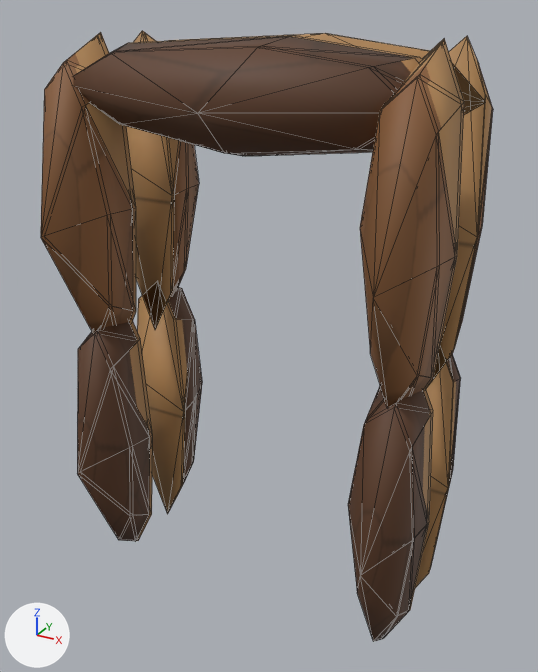
One commit to the glTF model public/assets/models/buildings/infestation-door.glb: the scene before it, then after it.
Before and after are seen from a 50 mm lens placed at (0.886, -1.579, 1.573), pointed at (0.011, 0.013, 0.778). Every picture has the same lights, and +X, +Y and +Z are marked at lower left. The picture after the commit comes second. Mesh edges are drawn as thin lines.

In view in the first picture: 'resin_shell'.
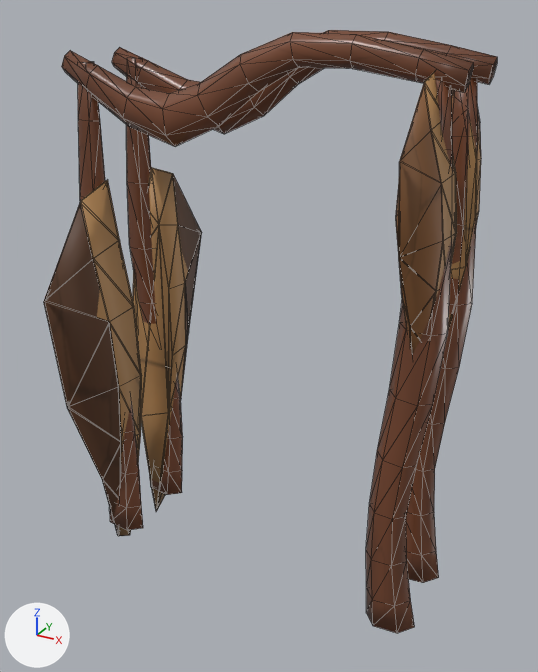
Diff of the bpy script that builds the scene:
```diff
--- a/public/assets/models/buildings/infestation-door.glb.py
+++ b/public/assets/models/buildings/infestation-door.glb.py
@@ me_resin_shell @@
-me_resin_shell.from_pydata(...)  # 340 vertices, 600 faces; spans x -0.51..0.51, y -0.34..0.34, z -0.04..1.49
+me_resin_shell.from_pydata(...)  # 576 vertices, 1096 faces; spans x -0.51..0.51, y -0.35..0.35, z -0.02..1.5
+# me_resin_shell part 1: the loose piece of 17 vertices spanning x -0.51..-0.33, y -0.3..-0.08, z -0.04..0.81 is rebuilt with 27 vertices and now spans x -0.51..-0.36, y -0.34..-0.07, z -0.02..1.15
+# me_resin_shell part 2: the loose piece of 17 vertices spanning x 0.33..0.51, y 0.08..0.33, z 0.64..1.49 is rebuilt with 27 vertices and now spans x 0.39..0.5, y 0.07..0.28, z 0.77..1.44, in mat_bug_chitin_mid (picture img_bug_atlas_albedo_png)
+# me_resin_shell part 3: the loose piece of 17 vertices spanning x -0.49..0.5, y 0.08..0.3, z 1.23..1.49 is rebuilt with 60 vertices and now spans x -0.51..0.5, y 0.07..0.14, z 1.25..1.5, in mat_bug_flesh (picture img_bug_atlas_albedo_png)
+# me_resin_shell part 4: the loose piece of 17 vertices spanning x 0.33..0.51, y -0.34..-0.09, z 0.65..1.48 is rebuilt with 27 vertices and now spans x 0.39..0.5, y -0.28..-0.07, z 0.77..1.44
+# me_resin_shell part 5: the loose piece of 17 vertices spanning x -0.51..-0.33, y -0.31..-0.09, z -0.03..0.8 is rebuilt with 27 vertices and now spans x -0.51..-0.36, y -0.35..-0.07, z -0.02..1.14
+# me_resin_shell part 6: the loose piece of 17 vertices spanning x -0.51..-0.33, y 0.09..0.34, z 0.65..1.48 is rebuilt with 27 vertices and now spans x -0.51..-0.36, y 0.07..0.34, z -0.02..1.15, in mat_bug_chitin_tan (picture img_bug_atlas_albedo_png)
+# me_resin_shell part 7: the loose piece of 17 vertices spanning x 0.33..0.51, y -0.33..-0.08, z 0.64..1.49 is rebuilt with 27 vertices and now spans x 0.38..0.5, y -0.28..-0.07, z 0.76..1.44
+# me_resin_shell part 8: the loose piece of 17 vertices spanning x 0.33..0.51, y 0.09..0.34, z 0.65..1.48 is rebuilt with 27 vertices and now spans x 0.38..0.5, y 0.07..0.28, z 0.76..1.44, in mat_bug_chitin_tan (picture img_bug_atlas_albedo_png)
+# me_resin_shell part 9: the loose piece of 17 vertices spanning x -0.49..0.5, y -0.3..-0.08, z 1.23..1.49 is rebuilt with 60 vertices and now spans x -0.51..0.5, y -0.14..-0.07, z 1.25..1.5, in mat_bug_flesh (picture img_bug_atlas_albedo_png)
+# me_resin_shell part 10: the loose piece of 17 vertices spanning x -0.51..-0.33, y 0.08..0.3, z -0.04..0.81 is rebuilt with 27 vertices and now spans x -0.51..-0.36, y 0.07..0.35, z -0.02..1.14, in mat_bug_chitin_dark (picture img_bug_atlas_albedo_png)
+# me_resin_shell part 11: a new loose piece of 60 vertices spanning x -0.51..-0.36, y -0.14..-0.07, z 0.06..1.43, in mat_bug_flesh (picture img_bug_atlas_albedo_png)
+# me_resin_shell part 12: a new loose piece of 60 vertices spanning x 0.36..0.51, y -0.14..-0.07, z 0.06..1.43, in mat_bug_flesh (picture img_bug_atlas_albedo_png)
+# me_resin_shell part 13: a new loose piece of 60 vertices spanning x -0.51..-0.36, y 0.07..0.14, z 0.06..1.43, in mat_bug_flesh (picture img_bug_atlas_albedo_png)
+# me_resin_shell part 14: a new loose piece of 60 vertices spanning x 0.36..0.51, y 0.07..0.14, z 0.06..1.43, in mat_bug_flesh (picture img_bug_atlas_albedo_png)
+# me_resin_shell part 15: 102 vertices removed from x -0.51..0.49, y -0.34..0.33, z -0.03..1.49
+# me_resin_shell part 16: 68 vertices removed from x 0.33..0.51, y -0.31..0.31, z -0.04..0.81
 me_resin_shell.materials.append(mat_bug_chitin_tan)
@@ me_resin_shell @@
 me_resin_shell.materials.append(mat_bug_chitin_mid)
+me_resin_shell.materials.append(mat_bug_flesh)  # picture img_bug_atlas_albedo_png
@@ ob_resin_shell @@
 ob_resin_shell = bpy.data.objects.new('resin_shell', me_resin_shell)
-ob_resin_shell.location = (0.0, 0.0, 0.037)
+ob_resin_shell.location = (0.0, 0.0, 0.025)
```

Changed parts and their boxes [x1, y1, x2, y2] in the pictures (538 x 672 px):
'resin_shell', reshaped, moved
    before: [41, 31, 493, 642]
    after: [44, 30, 497, 633]
part 1 of me_resin_shell, rebuilt
    before: [129, 321, 153, 541]
    after: [81, 180, 142, 536]
part 2 of me_resin_shell, rebuilt (mostly hidden afterwards)
    before: [427, 36, 492, 387]
    after: [476, 106, 481, 225]
part 3 of me_resin_shell, rebuilt (mostly hidden before)
    before: [168, 33, 485, 114]
    after: [112, 30, 497, 134]
part 4 of me_resin_shell, rebuilt
    before: [360, 63, 456, 407]
    after: [395, 84, 443, 355]
part 5 of me_resin_shell, rebuilt
    before: [77, 322, 150, 542]
    after: [44, 202, 121, 536]
part 6 of me_resin_shell, rebuilt
    before: [168, 141, 199, 301]
    after: [133, 167, 188, 511]
part 7 of me_resin_shell, rebuilt
    before: [404, 38, 464, 390]
    after: [424, 73, 457, 302]
part 8 of me_resin_shell, rebuilt
    before: [454, 58, 493, 349]
    after: [448, 94, 481, 330]
part 9 of me_resin_shell, rebuilt
    before: [127, 35, 465, 156]
    after: [62, 32, 473, 146]
part 10 of me_resin_shell, rebuilt
    before: [137, 283, 187, 514]
    after: [165, 174, 202, 495]
part 11 of me_resin_shell, added
    after: [78, 62, 143, 530]
part 12 of me_resin_shell, added (brown)
    after: [366, 79, 453, 633]
part 13 of me_resin_shell, added (brown)
    after: [126, 57, 183, 495]
part 14 of me_resin_shell, added (brown)
    after: [406, 77, 478, 583]
part 15 of me_resin_shell, deleted (brown)
    before: [41, 31, 412, 511]
part 16 of me_resin_shell, deleted (brown)
    before: [348, 346, 461, 642]
